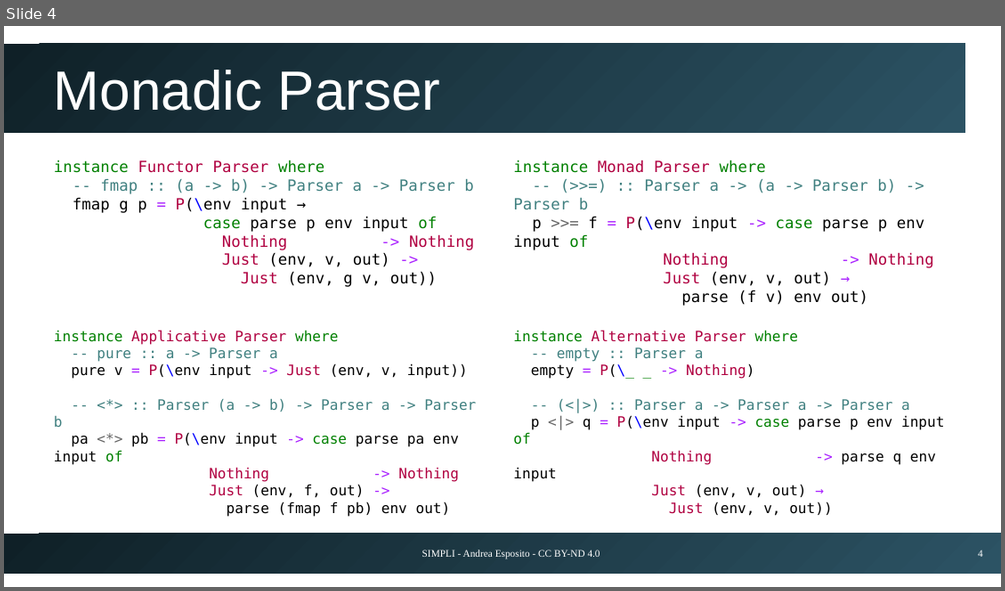
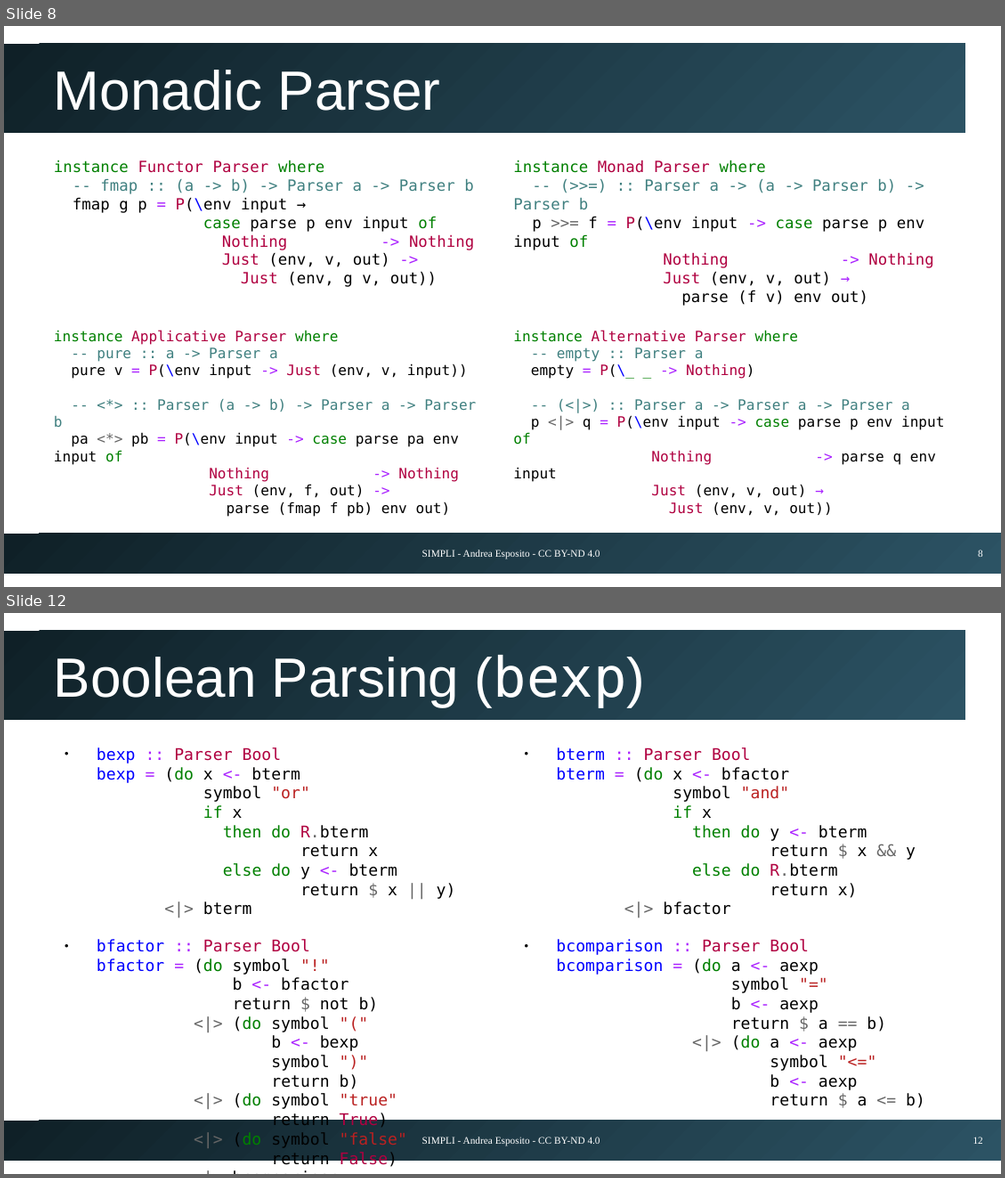
Before and after one commit to espositoandrea/simpli, a slide deck: docs/presentation.odp. Shown one above the other, each under a label of ours: slide 4 before the commit, slides 8 and 12 after it; the slides between them are not shown. The pictures are 1005x591 and 1005x1178 pixels, drawn with LibreOffice and Linux fonts; fonts in the diff are those of the drawing. Boxes give left, top, right and bottom in pixels: in the first picture for what was removed or moved away, otherwise in the second. Text is boxed around its words. In the diff, an @@ line names an element or a change of style, - is before the commit and + after.

```diff
--- a/docs/presentation.odp
+++ b/docs/presentation.odp
@@ slide 12 added at bbox=[4, 613, 1001, 1174], background #FFFFFF; not listed: 2 template elements that a slide beside it also shows @@
@@ title added at bbox=[54, 655, 645, 707], 44 pt, text #FFFFFF @@
+Boolean Parsing (bexp)
@@ text added at bbox=[97, 747, 456, 1167], 12.8 pt, text #000000 @@
+● bexp :: Parser Bool
+  bexp = (do x <- bterm
+  symbol "or"
+  if x
+  then do R.bterm
+  return x
+  else do y <- bterm
+  return $ x || y)
+  <|> bterm
+● bfactor :: Parser Bool
+  bfactor = (do symbol "!"
+  b <- bfactor
+  return $ not b)
+  <|> (do symbol "("
+  b <- bexp
+  symbol ")"
+  return b)
+  <|> (do symbol "true"
+  return True)
+  <|> (do symbol "false"
+  return False)
+  <|> bcomparison
@@ text added at bbox=[556, 747, 925, 1108], 12.8 pt, text #000000 @@
+● bterm :: Parser Bool
+  bterm = (do x <- bfactor
+  symbol "and"
+  if x
+  then do y <- bterm
+  return $ x && y
+  else do R.bterm
+  return x)
+  <|> bfactor
+● bcomparison :: Parser Bool
+  bcomparison = (do a <- aexp
+  symbol "="
+  b <- aexp
+  return $ a == b)
+  <|> (do a <- aexp
+  symbol "<="
+  b <- aexp
+  return $ a <= b)
@@ text added at bbox=[422, 1136, 600, 1145], 8 pt, text #FFFFFF @@
+SIMPLI - Andrea Esposito - CC BY-ND 4.0
@@ page number added at bbox=[973, 1136, 983, 1143], 8 pt, text #FFFFFF @@
+12
@@ what was slide 4 is now slide 8 @@
@@ page number at bbox=[978, 549, 983, 556]: text changed @@
-4
+8
```
Also in this commit, not shown: 1 slide changed, 12 other slides added.
